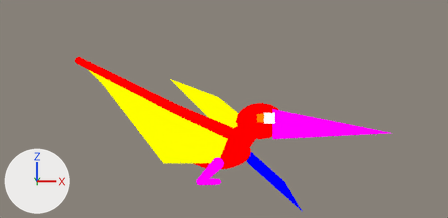
What one commit did to the Blender file assets-source/blender/motion/pteranodon-eat.blend.
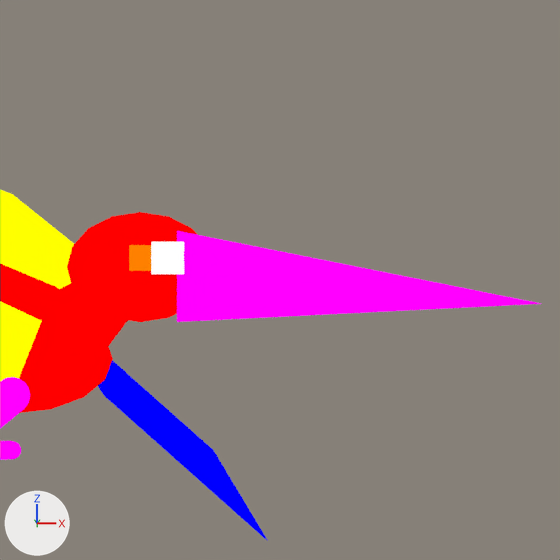
Each version appears first from the file's camera 'DinoTycoon_Motion_pteranodon_eat_sample_Camera', and next in a close-up on the part from 48% to 89% of the width and 15% to 100% of the height. Lighting does not change. The marker at lower left points along +X, +Y and +Z. The last two pictures show the newer version. Both versions are drawn at full value of the shape key 'eat_04' of 'DinoTycoon_Motion_pteranodon_eat_far_wing'; the numbers are the values there.

The scene before the commit, as lines of its bpy script (objects in view):
```python
ob_dinotycoon_motion_pteranodon_eat_eye = bpy.data.objects.new('DinoTycoon_Motion_pteranodon_eat_eye', me_dinotycoon_motion_pteranodon_eat_sample_eye)
ob_dinotycoon_motion_pteranodon_eat_eye.location = (0.0, 0.0, 0.0)
ob_dinotycoon_motion_pteranodon_eat_far_wing = bpy.data.objects.new('DinoTycoon_Motion_pteranodon_eat_far_wing', me_dinotycoon_motion_pteranodon_eat_sample_far_wing)
ob_dinotycoon_motion_pteranodon_eat_far_wing.location = (0.0, 0.0, 0.0)
ob_dinotycoon_motion_pteranodon_eat_near_membrane = bpy.data.objects.new('DinoTycoon_Motion_pteranodon_eat_near_membrane', me_dinotycoon_motion_pteranodon_eat_sample_near_membrane)
ob_dinotycoon_motion_pteranodon_eat_near_membrane.location = (0.0, 0.0, 0.0)
# me_dinotycoon_motion_pteranodon_eat_sample_far_wing
# before: 1 (47.0, 3.0, 6.0) at pixel (213, 450), 2 (50.0, 3.0, 1.0) at pixel (268, 541), 5 (47.0, 5.0, 6.0) at pixel (213, 450), 6 (50.0, 5.0, 1.0) at pixel (268, 541)
# also in view: 'DinoTycoon_Motion_pteranodon_eat_neck_0' at (40.5, -2.0, 14.0); 'DinoTycoon_Motion_pteranodon_eat_neck_joint_0' at (39.0, -2.0, 12.0); 'DinoTycoon_Motion_pteranodon_eat_feet_joint_0' at (36.0, -4.0, 9.0); 'DinoTycoon_Motion_pteranodon_eat_body' at (36.0, 0.0, 11.0); 'DinoTycoon_Motion_pteranodon_eat_wing_fingers_0' at (33.5, -5.0, 15.9)
```
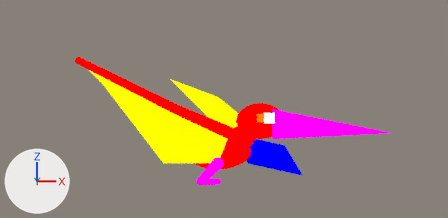
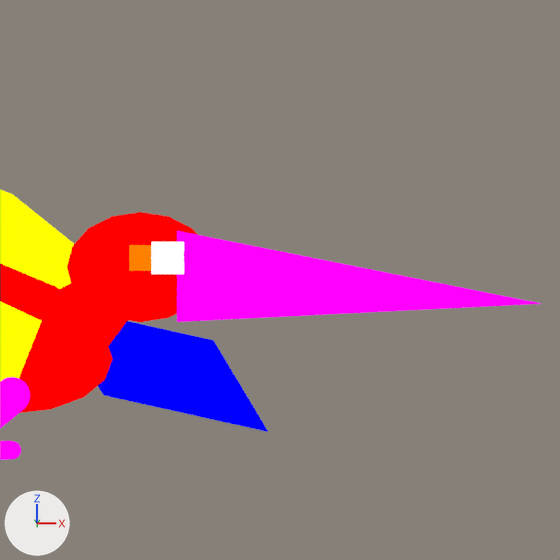
Boxes [x1, y1, x2, y2] around the edits, measured in the close-ups (560 x 560 px):
'DinoTycoon_Motion_pteranodon_eat_far_wing', reshaped
    before: [98, 360, 268, 541]
    after: [98, 321, 268, 432]

The change in detail:
me_dinotycoon_motion_pteranodon_eat_sample_far_wing is used by ob_dinotycoon_motion_pteranodon_eat_far_wing; location (0.0, 0.0, 0.0).
me_dinotycoon_motion_pteranodon_eat_sample_far_wing had 8 vertices, 6 faces and spanned x 38.0..50.0, y 3.0..5.0, z 1.0..14.0.
me_dinotycoon_motion_pteranodon_eat_sample_far_wing now has 8 vertices, 6 faces and spans x 38.0..50.0, y 3.0..5.0, z 7.0..14.0.
Part 1, on me_dinotycoon_motion_pteranodon_eat_sample_far_wing:
Vertices 1, 2, 5, 6 of me_dinotycoon_motion_pteranodon_eat_sample_far_wing move by (0.0, 0.0, 6.0).
